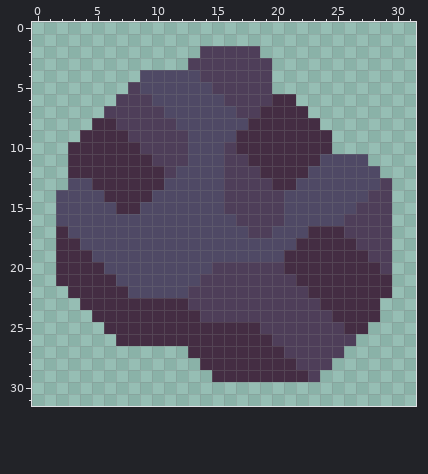
Two versions of one pixel-art sprite, sprites/items/blacktite.png. Above is the file before it was changed.
The file is 32x32 pixels.
After:
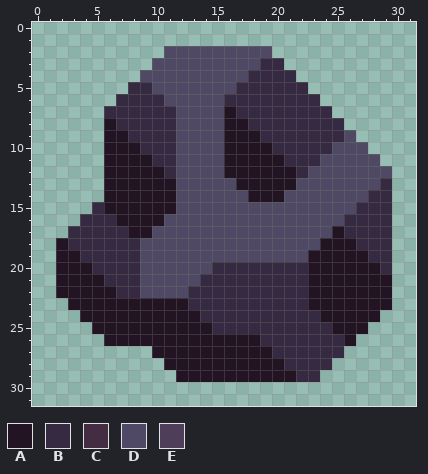
Palette (. is transparent): A #231423  B #352a41  C #442d43  D #4f4965  E #4e3e59
Changes in this commit:
@@ x 0..31 @@
  1 ................................
- 2 ..............EEEEE.............
- 3 .............EEEEEEE............
- 4 .........DDDDDEEEEEE............
- 5 ........EDDDDDDEEEEE............
- 6 .......EEEDDDDDDEEEECC..........
- 7 ......EEEEEDDDDDDEECCCC.........
- 8 .....CCEEEEEDDDDDDCCCCCC........
- 9 ....CCCCEEEEEDDDDCCCCCCCC.......
-10 ...CCCCCCEEEEDDDECCCCCCCC.......
-11 ...CCCCCCCEEEDDDEECCCCCCDDDD....
-12 ...CCCCCCCCEDDDDEEECCCCDDDDDD...
-13 ...DDCCCCCCDDDDDEEEECCDDDDDDDE..
-14 ..DDDDCCCCDDDDDDEEEEEDDDDDDDEE..
-15 ..DDDDDCCDDDDDDDEEEEEDDDDDDEEE..
-16 ..DDDDDDDDDDDDDDDEEEEDDDDDEEEE..
-17 ..CDDDDDDDDDDDDDDDEEDDDCCCEEEE..
-18 ..CCDDDDDDDDDDDDDDDDDDCCCCCEEE..
-19 ..CCCDDDDDDDDDDDDDDDDCCCCCCCEE..
-20 ..CCCCDDDDDDDDDEEEEEECCCCCCCCE..
-21 ..CCCCCDDDDDDDEEEEEEEECCCCCCCC..
-22 ...CCCCCDDDDDEEEEEEEEEECCCCCCC..
-23 ....CCCCCCCCCEEEEEEEEEEECCCCC...
-24 .....CCCCCCCCCEEEEEEEEEEECCCC...
-25 ......CCCCCCCCCCCCCEEEEEEECC....
-26 .......CCCCCCCCCCCCCEEEEEEE.....
-27 .............CCCCCCCCEEEEE......
-28 ..............CCCCCCCCEEE.......
-29 ...............CCCCCCCCE........
+ 2 ...........DDDDDDDDD............
+ 3 ..........DDDDDDDDDBB...........
+ 4 .........DDDDDDDDDBBBB..........
+ 5 ........BBDDDDDDDBBBBBB.........
+ 6 .......BBBBDDDDDBBBBBBBB........
+ 7 ......BBBBBBDDDDABBBBBBBB.......
+ 8 ......ABBBBBDDDDAABBBBBBBB......
+ 9 ......AABBBBDDDDAAABBBBBBBD.....
+10 ......AAABBBDDDDAAAABBBBBDDD....
+11 ......AAAABBDDDDAAAAABBBDDDDD...
+12 ......AAAAABDDDDAAAAAABDDDDDDD..
+13 ......AAAAAADDDDDAAAAADDDDDDDB..
+14 ......AAAAAADDDDDDAAADDDDDDDBB..
+15 .....BAAAAAADDDDDDDDDDDDDDDBBB..
+16 ....BBBAAAADDDDDDDDDDDDDDDBBBB..
+17 ...BBBBBAADDDDDDDDDDDDDDDABBBB..
+18 ..ABBBBBBDDDDDDDDDDDDDDDAAABBB..
+19 ..AABBBBBDDDDDDDDDDDDDDAAAAABB..
+20 ..AAABBBBDDDDDDBBBBBBBBAAAAAAB..
+21 ..AAAABBBDDDDDBBBBBBBBBAAAAAAA..
+22 ..AAAAABBDDDDBBBBBBBBBBAAAAAAA..
+23 ...AAAAAAAAAABBBBBBBBBBAAAAAAA..
+24 ....AAAAAAAAAABBBBBBBBBBAAAAA...
+25 .....AAAAAAAAAABBBBBBBBBBAAA....
+26 ......AAAAAAAAAAAAABBBBBBBA.....
+27 ..........AAAAAAAAAABBBBBB......
+28 ...........AAAAAAAAAABBBB.......
+29 ............AAAAAAAAAABB........
 30 ................................
